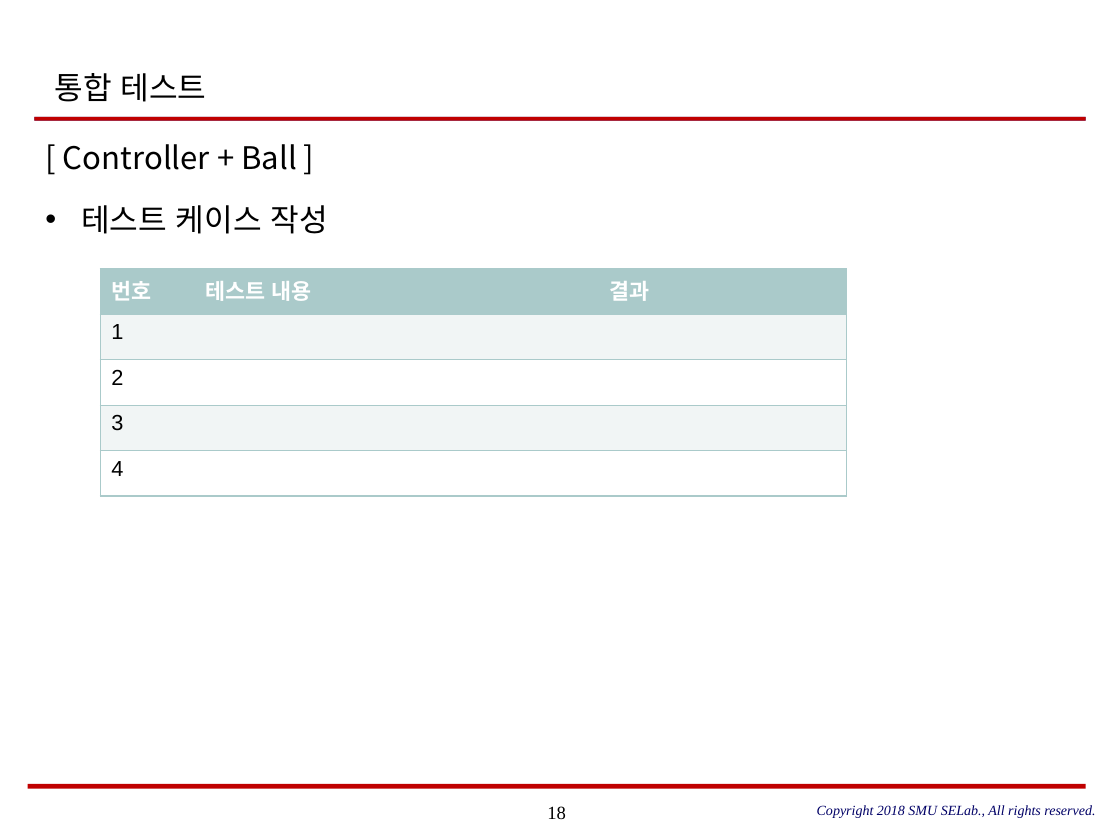
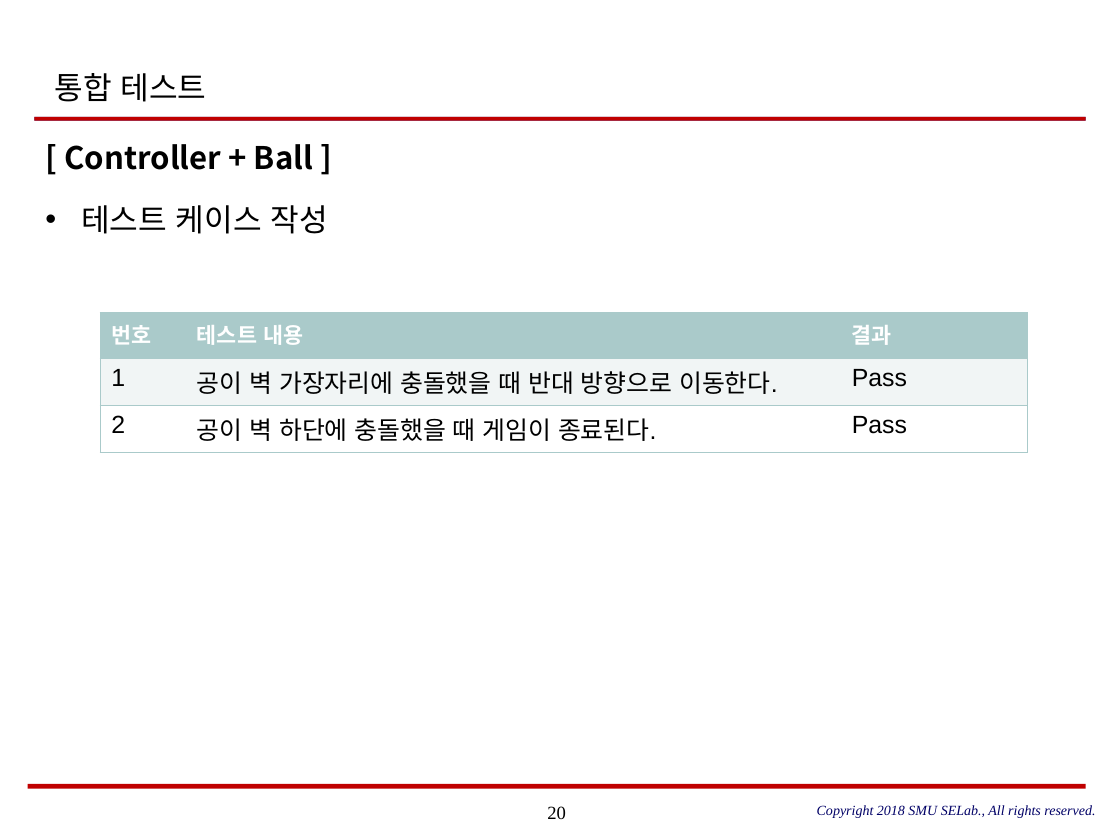
Before and after one commit to SungPilHan/brick_crush, a slide deck: slide 20 of Doc/[OOP] Brick Breaker_최종.pptx (slide 18 before the commit). Drawn at 1120x840 pixels with LibreOffice and Linux fonts; fonts in the diff are those of the drawing. Boxes give left, top, right and bottom in pixels: in the first picture for what was removed or moved away, otherwise in the second. Text is boxed around its words. In the diff, an @@ line names an element or a change of style, - is before the commit and + after.

```diff
--- a/Doc/[OOP] Brick Breaker_최종.pptx
+++ b/Doc/[OOP] Brick Breaker_최종.pptx
@@ text at bbox=[64, 144, 313, 170]: bold on in "[ Controller + Ball ]" @@
@@ table at bbox=[100, 312, 1027, 474] @@
-row 2: 1 |  | 
-row 3: 2 |  | 
-row 4: 3 |  | 
-row 5: 4 |  | 
+row 2: 1 | 공이 벽 가장자리에 충돌했을 때 반대 방향으로 이동한다. | Pass
+row 3: 2 | 공이 벽 하단에 충돌했을 때 게임이 종료된다. | Pass
@@ table: place and size @@
-table at bbox=[100, 269, 846, 496]
+table at bbox=[100, 312, 1027, 474]
@@ page number at bbox=[547, 806, 566, 819]: text changed @@
-18
+20
```
Also in this commit, not shown: 9 other slides changed, 6 slides added, 2 slides removed.
